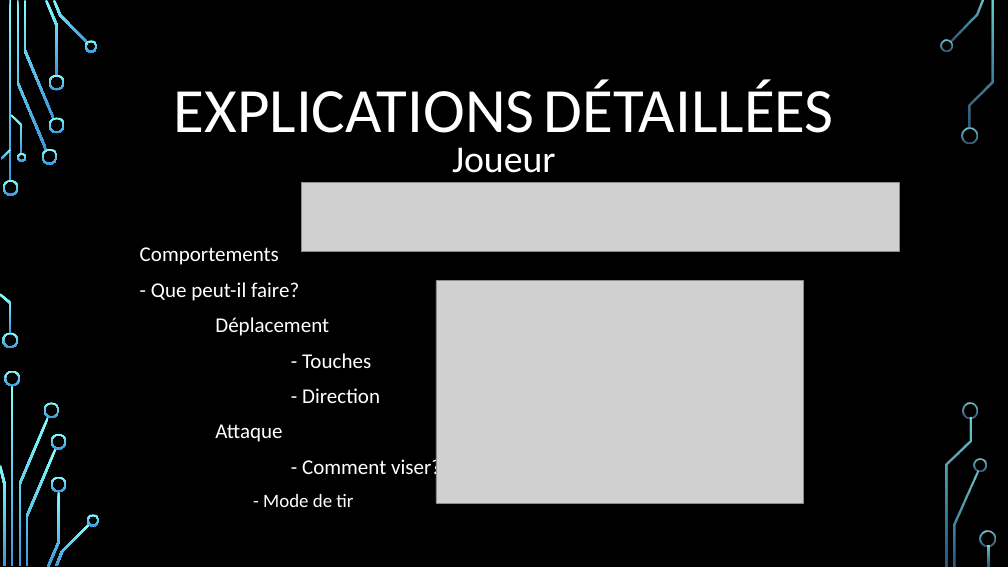
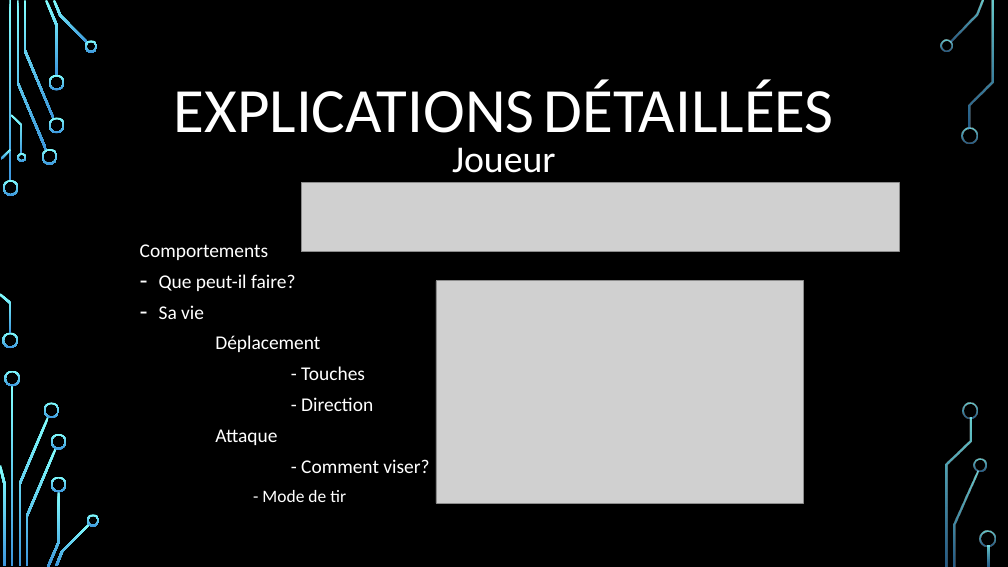
Before and after one commit to IvanCallau/CFPT_M306, a slide deck: slide 6 of docs/virus306_presentation.pptx. Drawn at 1008x567 pixels with LibreOffice and Linux fonts; fonts in the diff are those of the drawing; grey boxes stand for pictures; background and template pictures are left out. Boxes give left, top, right and bottom in pixels: in the first picture for what was removed or moved away, otherwise in the second. Text is boxed around its words. In the diff, an @@ line names an element or a change of style, - is before the commit and + after.

```diff
--- a/docs/virus306_presentation.pptx
+++ b/docs/virus306_presentation.pptx
@@ text at box(140, 244, 429, 502): size 20 to 18.5 pt in "Comportements", "Déplacement", "- Touches", "- Direction" and 2 more places; size 18 to 16.6 pt in "- Mode de tir"; line spacing 1.2 to 1.1 @@
@@ text at box(159, 274, 295, 319): text changed; size 20 to 18.5 pt @@
-  - Que peut-il faire?
+  – Que peut-il faire?
+  – Sa vie
```
